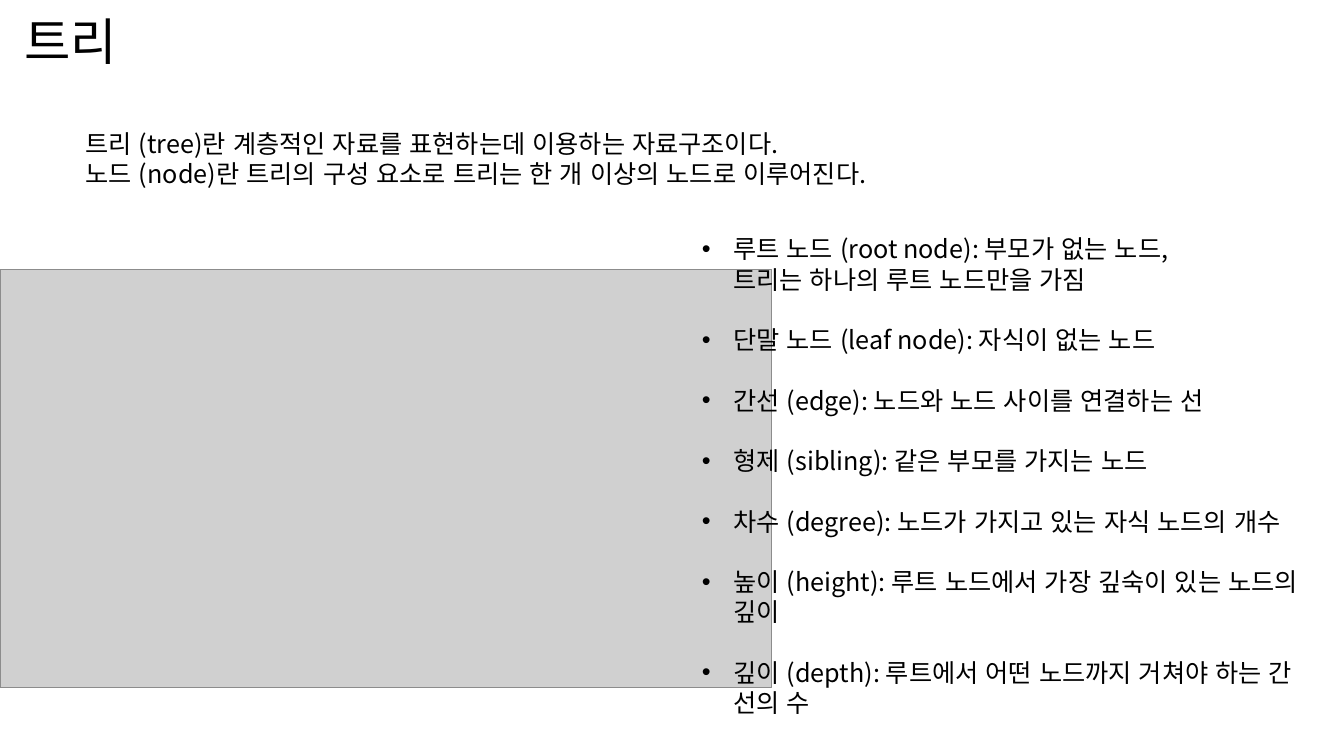
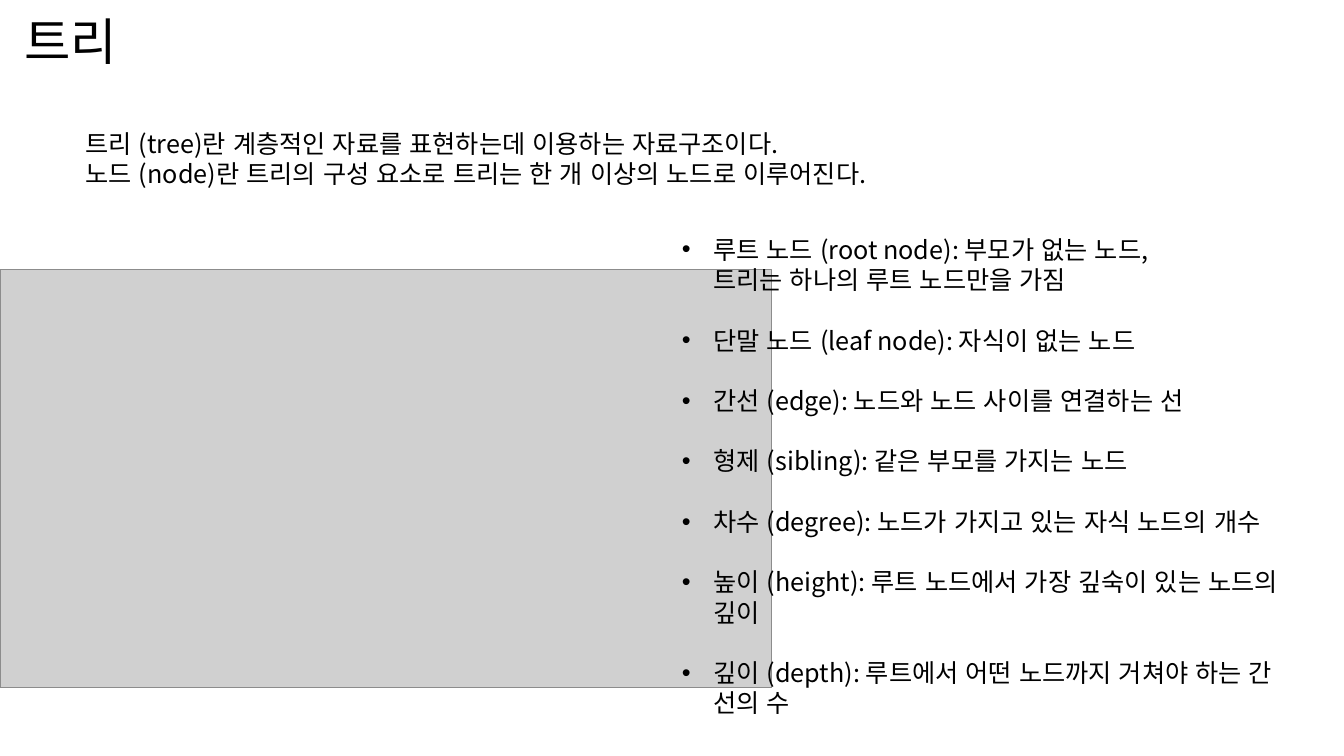
Before and after one commit to AlgorithmStudy2024/Si-Hyun, a slide deck: slide 2 of week_2/Week_2.pptx. Drawn at 1344x756 pixels with LibreOffice and Linux fonts; fonts in the diff are those of the drawing; grey boxes stand for pictures. Boxes give left, top, right and bottom in pixels: in the first picture for what was removed or moved away, otherwise in the second. Text is boxed around its words. In the diff, an @@ line names an element or a change of style, - is before the commit and + after.

```diff
--- a/week_2/Week_2.pptx
+++ b/week_2/Week_2.pptx
@@ text "루트 노드 (root node): 부모가 ...": place and size @@
-text "루트 노드 (root node): 부모가 ..." at box(733, 237, 1298, 714)
+text "루트 노드 (root node): 부모가 ..." at box(713, 238, 1278, 714)
```
Also in this commit, not shown: 2 other slides changed, 1 slide added.
